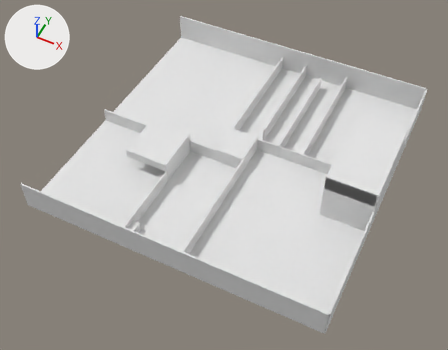
The glTF model public/images/models/Levels/level4/Scene.glb, before and after one commit.
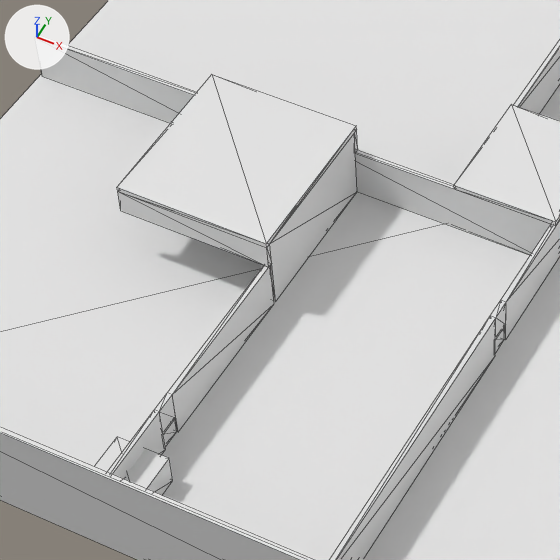
Each version appears first whole from a camera (50 mm lens) standing at (245.0, -534.0, 614.0) and looking at (-1.0, -42.0, -1.0), and next in a close-up on the part from 21% to 55% of the width and 29% to 71% of the height. Arrows for +X, +Y and +Z are at upper left; the lights stay in place. The close-ups show mesh edges as thin lines. Where no turn or scale is listed for an object, it has been applied to the vertices.

In view in the first close-up: 'block2.004', 'block20.005', 'ground', 'start17.002', 'start19.002', 'start19.003', 'wall', 'wall20.001', 'wall20.003', 'wall20.004', 'wall20.007', 'wall7'.
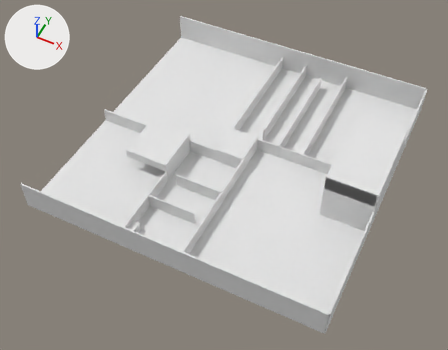
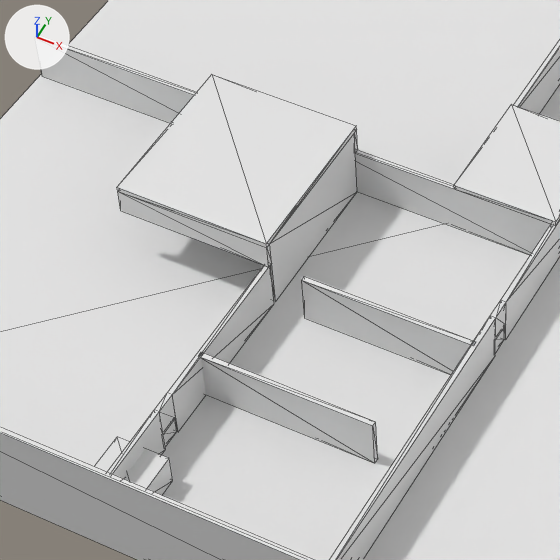
Edits to the bpy script that builds the scene:
```text
Add me_wall20_024:
    me_wall20_024.from_pydata(...)  # a box spanning x -33.0..33.0, y -1.0..1.0, z -10.0..10.0
Add ob_wall20_023:
    ob_wall20_023 = bpy.data.objects.new('wall20.023', me_wall20_024)
    ob_wall20_023.location = (-15.0, -86.0, 10.0)
Add ob_wall20_024:
    ob_wall20_024 = bpy.data.objects.new('wall20.024', me_wall20_024.copy())
    ob_wall20_024.location = (-29.0, -131.0, 10.0)
```

Where the change shows, as pixel boxes (x1, y1, x2, y2) in the close-ups (560 x 560 px):
'wall20.024', added
    after: (200, 353, 378, 463)
'wall20.023', added
    after: (302, 276, 476, 375)
